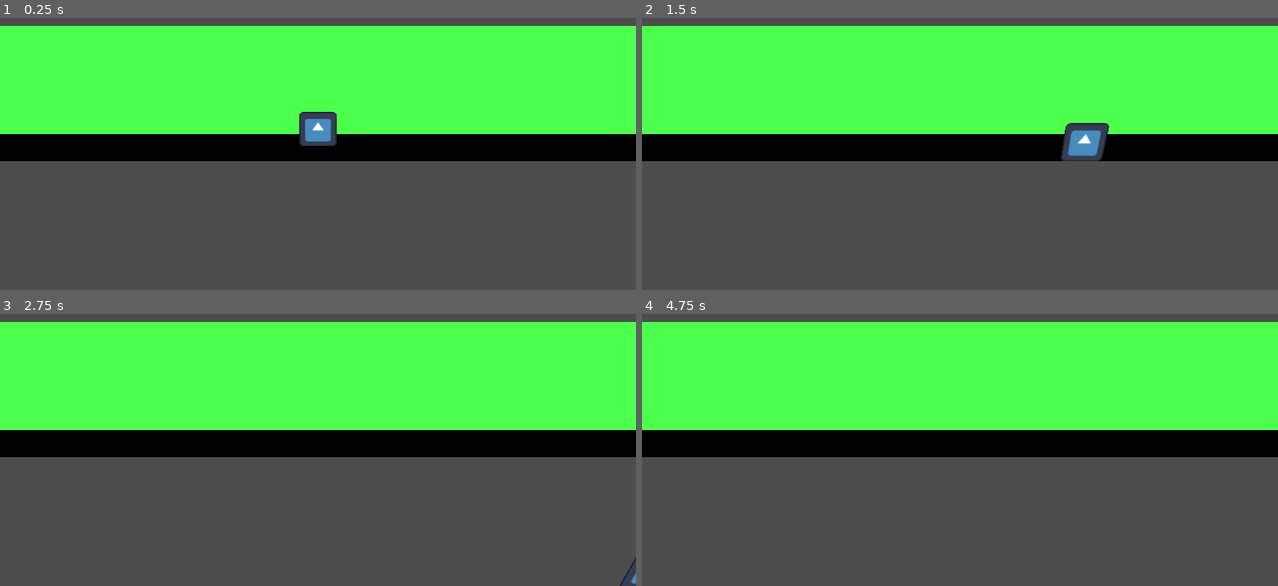
Above: before the commit, frames 1-4 (two rows, left to right).
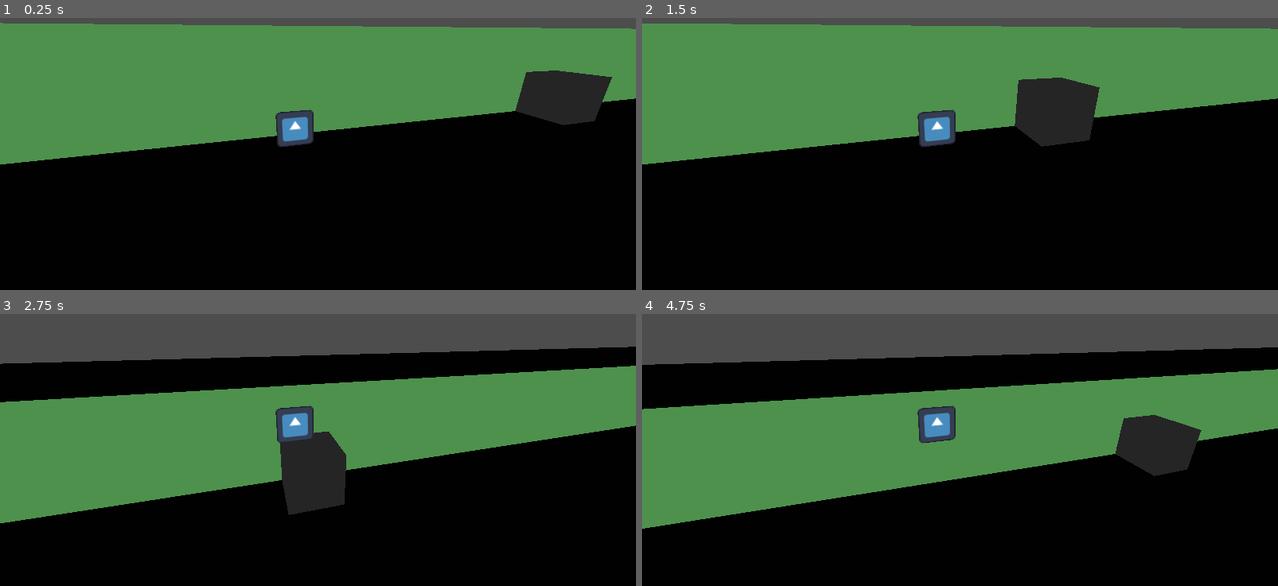
Above: after the commit, the same moments.

Repository: AurelienJuille/PE-A23
Game: Godot game, scene res://LEVELS/test_room.tscn
The game is run twice, just before and just after one commit, with the same random seed, the same clock (stepped at 60 frames per second) and the same inputs. The engine's default icon, where the game draws it, is replaced by a stand-in: a white triangle on a blue panel in a dark square.
Inputs:
- Up to frame 1 (0.25 s): no input
- Up to frame 2 (1.5 s): tap Enter (ui_accept) at 0.5, 0.6 s; hold Right (ui_right) 0.53-1.28 s; tap Space (JUMP, bound only after the commit) at 0.77, 0.8, 1.07, 1.35 s; hold Down (ui_down) from 1.28 s (still down)
- Up to frame 3 (2.75 s): tap Space (JUMP, bound only after the commit) at 1.52, 1.82, 2.3 s; tap Enter (ui_accept) at 1.55, 2.1 s; release Down (ui_down) at 2.03 s; hold Right (ui_right) from 2.03 s (still down)
- Up to frame 4 (4.75 s): release Right (ui_right) at 2.78 s; hold Up (ui_up) 2.78-3.53 s; tap Enter (ui_accept) at 2.85, 4.35 s; tap Space (JUMP, bound only after the commit) at 3.02, 3.32, 3.6, 3.77, 4.07, 4.52 s; hold Left (ui_left) from 3.53 s (still down)

The runs differ from the first frame. In frame 1, 90% of the frame differs, in the area x 0-100%, y 1-100%; in frame 2, 91%; in frame 3, 95%; in frame 4, 96%, in the area x 0-100%, y 2-100%.

Commit message:
Basics
mouvements mieux du personnages + un obstacles de test

Diff:
--- a/LEVELS/test_room.tscn
+++ b/LEVELS/test_room.tscn
@@ -8,16 +8,16 @@
 
 [sub_resource type="PlaneMesh" id="PlaneMesh_dl2qq"]
 material = SubResource("StandardMaterial3D_mrovb")
-size = Vector2(500, 2)
+size = Vector2(500, 100)
 
-[sub_resource type="ConcavePolygonShape3D" id="ConcavePolygonShape3D_h453a"]
-data = PackedVector3Array(250, 0, 1, -250, 0, 1, 250, 0, -1, -250, 0, 1, -250, 0, -1, 250, 0, -1)
+[sub_resource type="ConcavePolygonShape3D" id="ConcavePolygonShape3D_4v6q3"]
+data = PackedVector3Array(250, 0, 50, -250, 0, 50, 250, 0, -50, -250, 0, 50, -250, 0, -50, 250, 0, -50)
 
-[sub_resource type="StandardMaterial3D" id="StandardMaterial3D_6nkaw"]
-albedo_color = Color(1, 100, 1, 1)
+[sub_resource type="StandardMaterial3D" id="StandardMaterial3D_8xdtw"]
+albedo_color = Color(1, 1.77, 1, 1)
 
 [sub_resource type="QuadMesh" id="QuadMesh_7jkxn"]
-material = SubResource("StandardMaterial3D_6nkaw")
+material = SubResource("StandardMaterial3D_8xdtw")
 size = Vector2(500, 4)
 
 [sub_resource type="ConcavePolygonShape3D" id="ConcavePolygonShape3D_fo7ul"]
@@ -25,8 +25,13 @@
 
 [sub_resource type="Environment" id="Environment_wjck8"]
 
-[sub_resource type="CapsuleShape3D" id="CapsuleShape3D_1j5j4"]
-height = 1.29955
+[sub_resource type="BoxShape3D" id="BoxShape3D_ttvtw"]
+
+[sub_resource type="BoxMesh" id="BoxMesh_ago23"]
+size = Vector3(2, 2, 2)
+
+[sub_resource type="ConcavePolygonShape3D" id="ConcavePolygonShape3D_wmnvm"]
+data = PackedVector3Array(-1, 1, 1, 1, 1, 1, -1, -1, 1, 1, 1, 1, 1, -1, 1, -1, -1, 1, 1, 1, -1, -1, 1, -1, 1, -1, -1, -1, 1, -1, -1, -1, -1, 1, -1, -1, 1, 1, 1, 1, 1, -1, 1, -1, 1, 1, 1, -1, 1, -1, -1, 1, -1, 1, -1, 1, -1, -1, 1, 1, -1, -1, -1, -1, 1, 1, -1, -1, 1, -1, -1, -1, 1, 1, 1, -1, 1, 1, 1, 1, -1, -1, 1, 1, -1, 1, -1, 1, 1, -1, -1, -1, 1, 1, -1, 1, -1, -1, -1, 1, -1, 1, 1, -1, -1, -1, -1, -1)
 
 [node name="TEST ROOM" type="Node3D"]
 
@@ -36,7 +41,7 @@
 [node name="StaticBody3D" type="StaticBody3D" parent="FLOOR"]
 
 [node name="CollisionShape3D" type="CollisionShape3D" parent="FLOOR/StaticBody3D"]
-shape = SubResource("ConcavePolygonShape3D_h453a")
+shape = SubResource("ConcavePolygonShape3D_4v6q3")
 
 [node name="WALL" type="MeshInstance3D" parent="."]
 transform = Transform3D(1, 0, 0, 0, 1, 0, 0, 0, 1, 0, 2, -1)
@@ -58,8 +63,20 @@
 texture = ExtResource("1_ud1kr")
 
 [node name="CollisionShape3D" type="CollisionShape3D" parent="PLAYER"]
-transform = Transform3D(1, 0, 0, 0, 1, 0, 0, 0, 1, 0, 0.673612, 0)
-shape = SubResource("CapsuleShape3D_1j5j4")
+transform = Transform3D(1, 0, 0, 0, 1, 0, 0, 0, 1, 0, 0.5, 0)
+shape = SubResource("BoxShape3D_ttvtw")
 
-[node name="Camera3D" type="Camera3D" parent="."]
-transform = Transform3D(1, 0, 0, 0, 0.949157, 0.314804, 0, -0.314804, 0.949157, 0, 3.72454, 7.36771)
+[node name="Camera3D" type="Camera3D" parent="PLAYER"]
+transform = Transform3D(0.967418, 0.0797033, -0.240311, 0, 0.949157, 0.314804, 0.253184, -0.304547, 0.918231, -1.12274, 3.72454, 7.36771)
+size = 0.1
+
+[node name="OBSTACLES" type="Node3D" parent="."]
+
+[node name="MeshInstance3D" type="MeshInstance3D" parent="OBSTACLES"]
+transform = Transform3D(1, 0, 0, 0, 1, 0, 0, 0, 1, 12.4707, 0.991639, 0)
+mesh = SubResource("BoxMesh_ago23")
+
+[node name="StaticBody3D" type="StaticBody3D" parent="OBSTACLES/MeshInstance3D"]
+
+[node name="CollisionShape3D" type="CollisionShape3D" parent="OBSTACLES/MeshInstance3D/StaticBody3D"]
+shape = SubResource("ConcavePolygonShape3D_wmnvm")
--- a/PLAYER/PLAYER.gd
+++ b/PLAYER/PLAYER.gd
@@ -1,31 +1,42 @@
 extends CharacterBody3D
 
+# JUMP VARIABLES
+@export var jump_height := 2.5
+@export var half_jump_up_duration := .3
+var max_fall_speed := 500.0
+var grav : float
+var jump_strength : float
 
-const SPEED = 5.0
-const JUMP_VELOCITY = 4.5
+# SET PHYSICS VARIABLES FROM PARAMETERS
+func set_variables() -> void:
+	grav = (2 * jump_height) / (half_jump_up_duration * half_jump_up_duration)
+	jump_strength = (2 * jump_height) / half_jump_up_duration
 
-# Get the gravity from the project settings to be synced with RigidBody nodes.
-var gravity = ProjectSettings.get_setting("physics/3d/default_gravity")
 
+# RUN VARIABLES
+@export var max_speed := 10
+@export var time_to_full_speed := .2
+@export var time_to_stop := .1
+
+
+
+func _ready():
+	set_variables()
 
 func _physics_process(delta):
 	# Add the gravity.
 	if not is_on_floor():
-		velocity.y -= gravity * delta
+		velocity.y -= grav * delta
 
 	# Handle Jump.
-	if Input.is_action_just_pressed("ui_accept") and is_on_floor():
-		velocity.y = JUMP_VELOCITY
+	if Input.is_action_just_pressed("JUMP") and is_on_floor():
+		velocity.y = jump_strength
 
 	# Get the input direction and handle the movement/deceleration.
 	# As good practice, you should replace UI actions with custom gameplay actions.
 	var input_dir = Input.get_vector("ui_left", "ui_right", "ui_up", "ui_down")
 	var direction = (transform.basis * Vector3(input_dir.x, 0, input_dir.y)).normalized()
-	if direction:
-		velocity.x = direction.x * SPEED
-		velocity.z = direction.z * SPEED
-	else:
-		velocity.x = move_toward(velocity.x, 0, SPEED)
-		velocity.z = move_toward(velocity.z, 0, SPEED)
+	velocity.x = move_toward(velocity.x, direction.x * max_speed, (1.0 if is_on_floor() else .33) * max_speed * delta / (time_to_full_speed if abs(direction.x) > abs(velocity.x) else time_to_stop))
+#	velocity.z = move_toward(velocity.z, direction.z * max_speed, (1.0 if is_on_floor() else .33) * max_speed * delta / (time_to_full_speed if abs(direction.z) > abs(velocity.z) else time_to_stop))
 
 	move_and_slide()
--- a/project.godot
+++ b/project.godot
@@ -14,3 +14,11 @@
 run/main_scene="res://LEVELS/test_room.tscn"
 config/features=PackedStringArray("4.1", "Forward Plus")
 config/icon="res://icon.svg"
+
+[input]
+
+JUMP={
+"deadzone": 0.5,
+"events": [Object(InputEventKey,"resource_local_to_scene":false,"resource_name":"","device":-1,"window_id":0,"alt_pressed":false,"shift_pressed":false,"ctrl_pressed":false,"meta_pressed":false,"pressed":false,"keycode":0,"physical_keycode":32,"key_label":0,"unicode":32,"echo":false,"script":null)
+]
+}
Not shown: 1 places in LEVELS/test_room.tscn that only renumber resources
